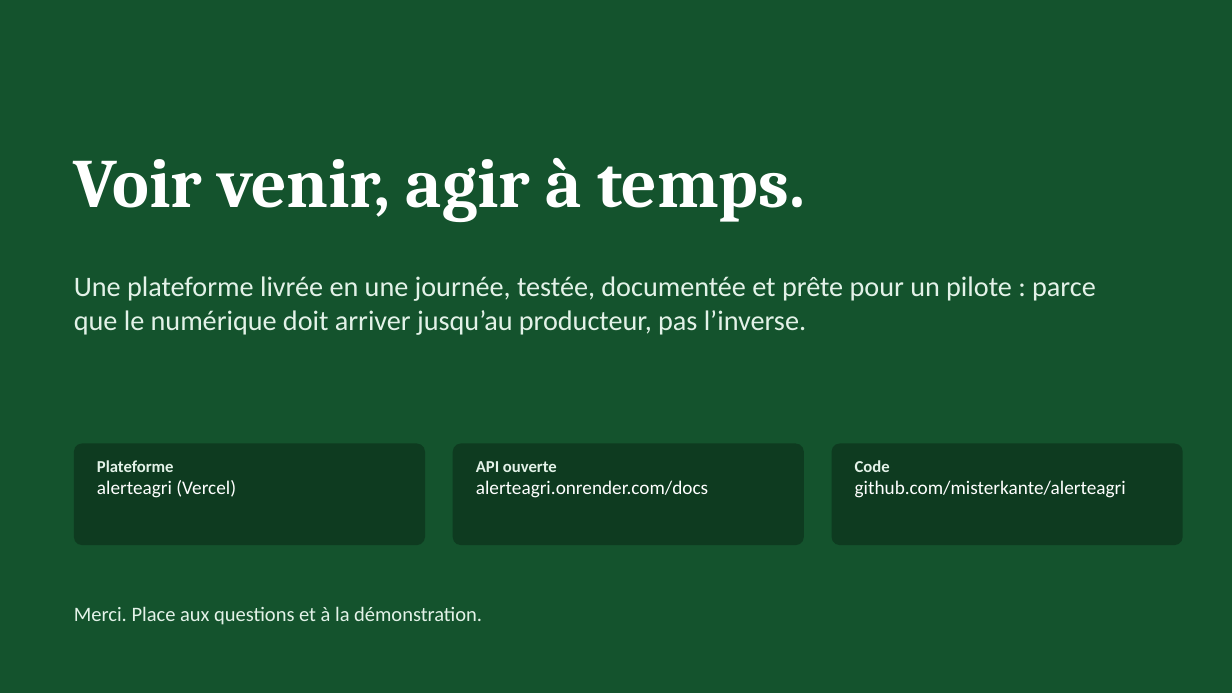
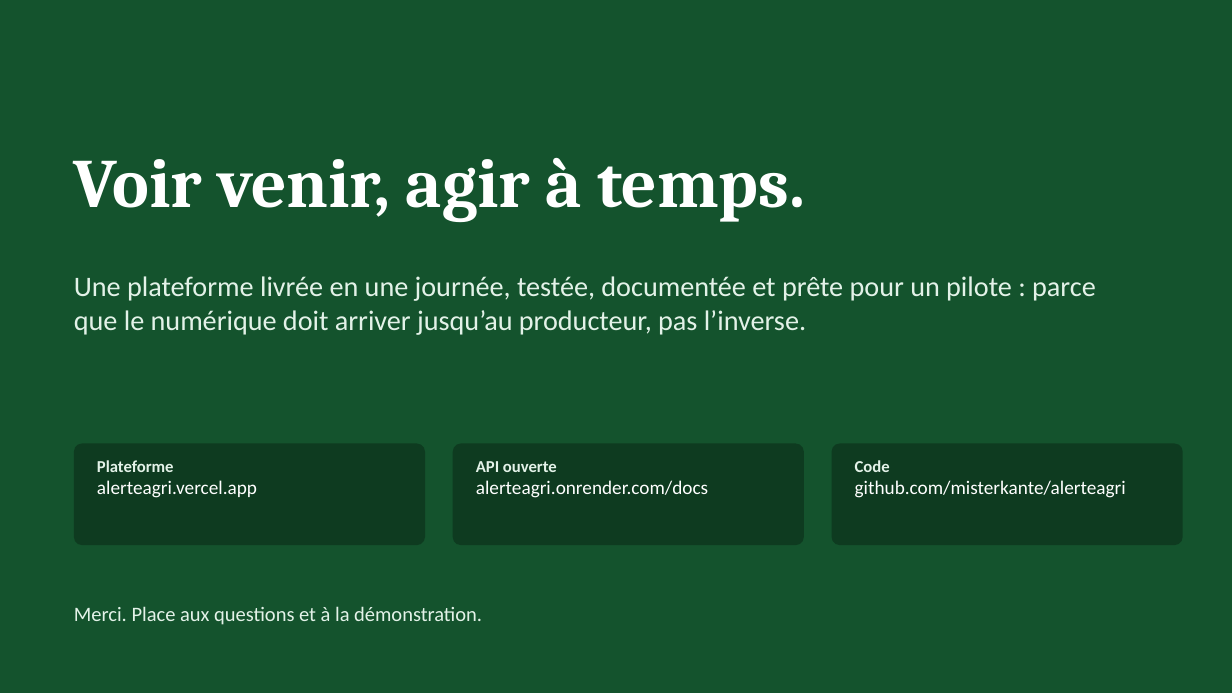
Before and after one commit to misterkante/alerteagri, a slide deck: slide 13 of docs/presentation/AlerteAgri-presentation.pptx. Drawn at 1232x693 pixels with LibreOffice and Linux fonts; fonts in the diff are those of the drawing. Boxes give left, top, right and bottom in pixels: in the first picture for what was removed or moved away, otherwise in the second. Text is boxed around its words. In the diff, an @@ line names an element or a change of style, - is before the commit and + after.

Commit message:
docs: live URLs in README, demo script and presentation; ignore Vercel local files

```diff
--- a/docs/presentation/AlerteAgri-presentation.pptx
+++ b/docs/presentation/AlerteAgri-presentation.pptx
@@ text at <box>97,480,257,498</box>: text changed @@
-alerteagri (Vercel)
+alerteagri.vercel.app
```
Also in this commit, not shown: 3 other files.
